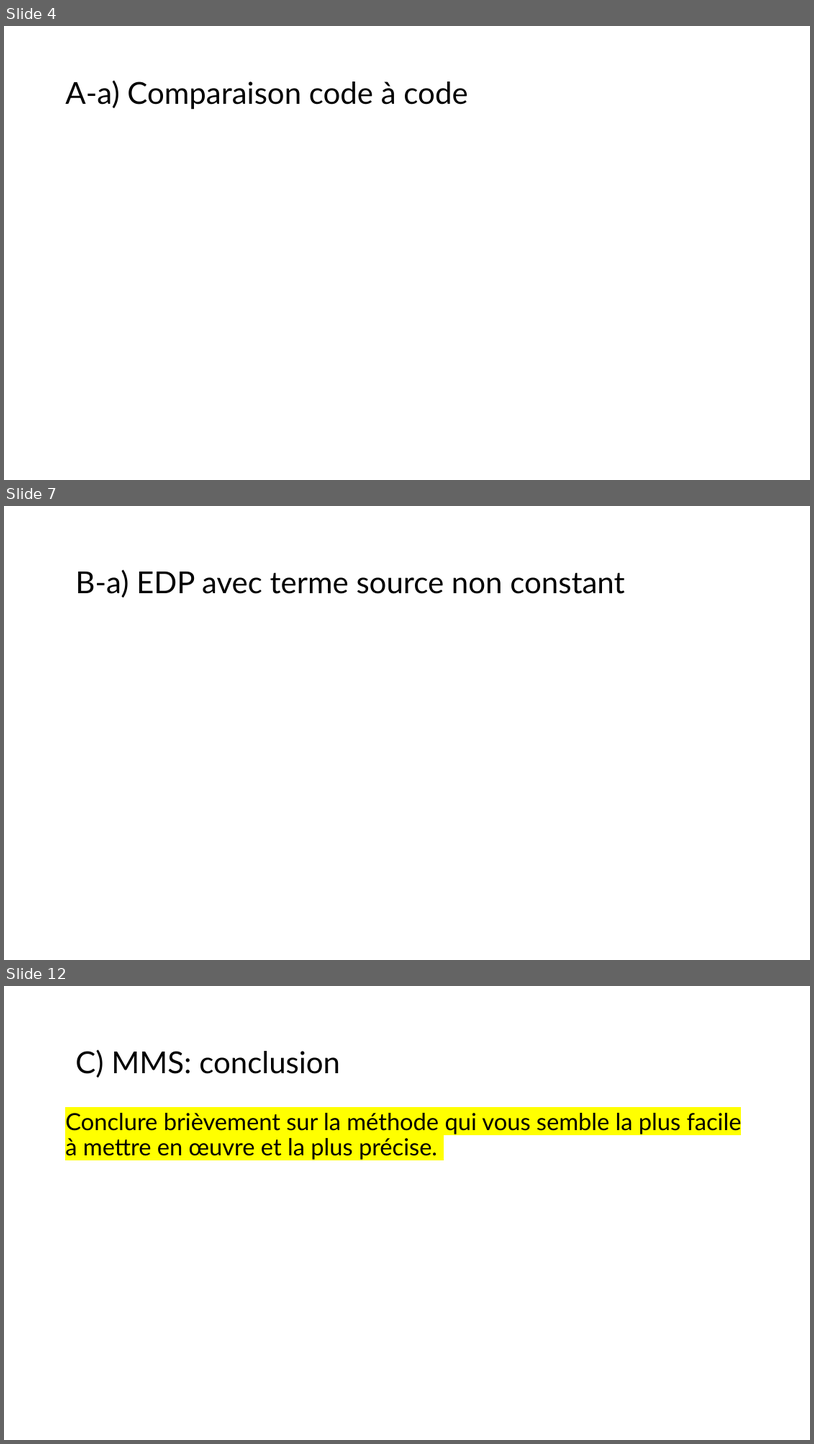
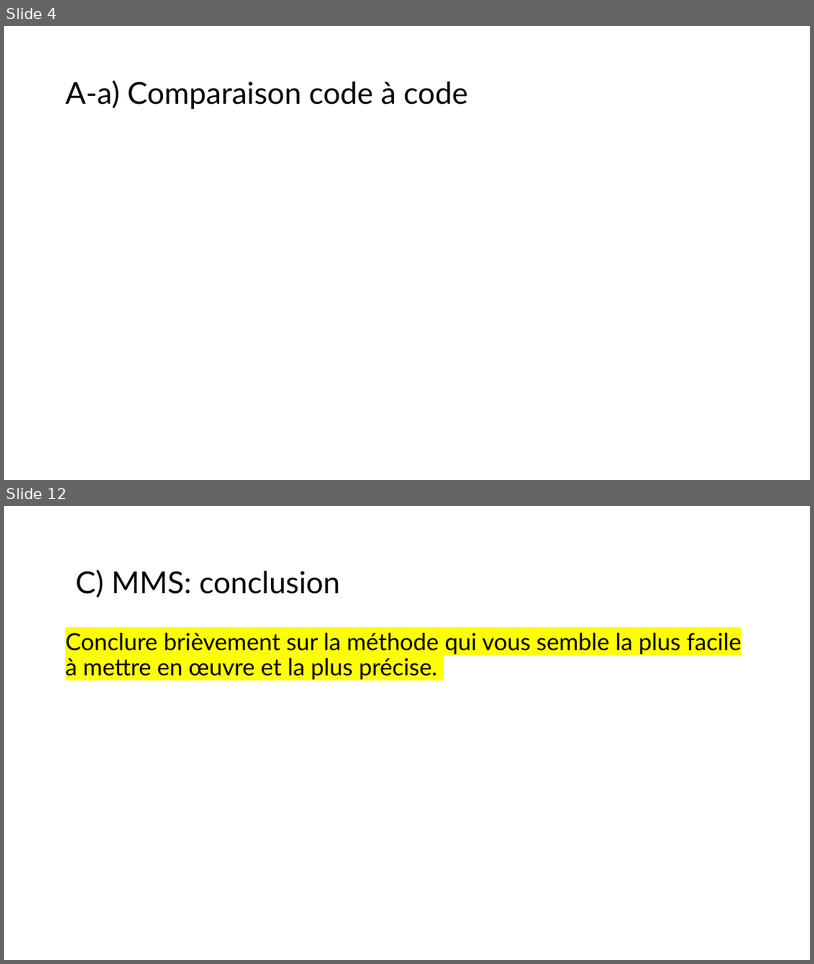
Before and after one commit to mehdibendaya/MEC8211DEV2, a slide deck: Devoir_2.pptx. Shown one above the other, each under a label of ours: slides 4, 7 and 12 before the commit, slides 4 and 12 after it; the slides between them are not shown. The pictures are 814x1444 and 814x964 pixels, drawn with LibreOffice and Linux fonts; fonts in the diff are those of the drawing; grey boxes stand for pictures. Boxes give left, top, right and bottom in pixels: in the first picture for what was removed or moved away, otherwise in the second. Text is boxed around its words. In the diff, an @@ line names an element or a change of style, - is before the commit and + after.

```diff
--- a/Devoir_2.pptx
+++ b/Devoir_2.pptx
@@ slide 7 removed at (4,506,810,960), background #FFFFFF @@
@@ text removed at (75,569,625,597) @@
-B-a) EDP avec terme source non constant
```
Also in this commit, not shown: 3 slides changed, 2 slides added, 1 other slide removed, 3 other files.
